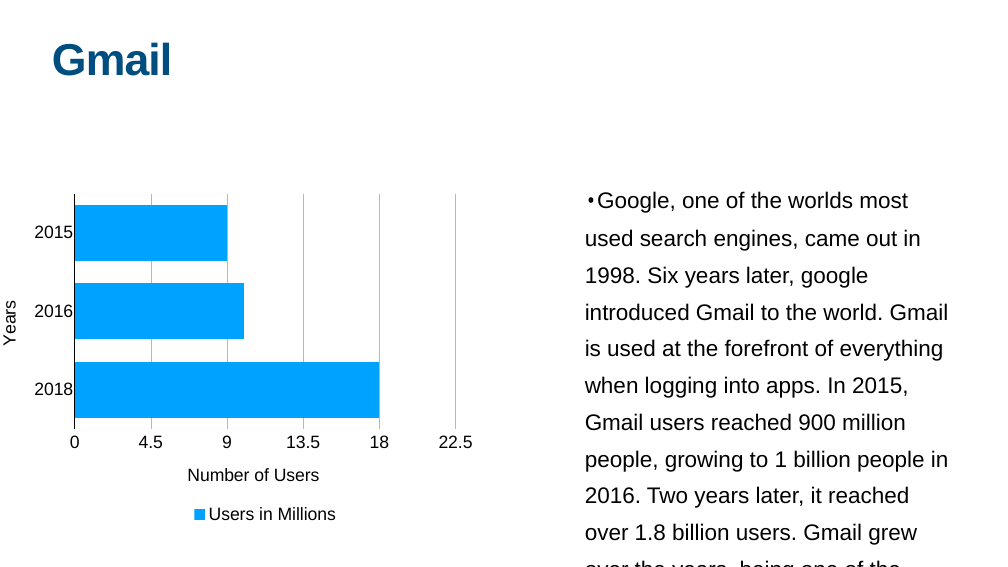
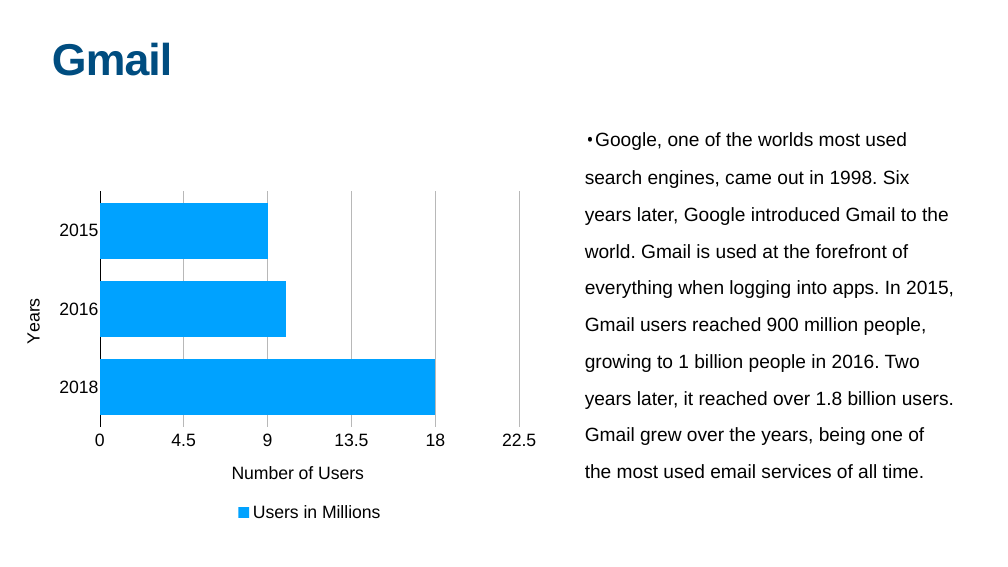
Before and after one commit to Jake-guerrero/Email-Usage, a slide deck: slide 4 of Email Usage.pptx. Drawn at 1008x567 pixels with LibreOffice and Linux fonts; fonts in the diff are those of the drawing. Boxes give left, top, right and bottom in pixels: in the first picture for what was removed or moved away, otherwise in the second. Text is boxed around its words. In the diff, an @@ line names an element or a change of style, - is before the commit and + after.

```diff
--- a/Email Usage.pptx
+++ b/Email Usage.pptx
@@ text at <box>585,132,954,479</box>: text changed; size 42.9 to 36.4 pt @@
-•Google, one of the worlds most used search engines, came out in 1998. Six years later, google introduced Gmail to the world. Gmail is used at the forefront of everything when logging into apps. In 2015, Gmail users reached 900 million people, growing to 1 billion people in 2016. Two years later, it reached over 1.8 billion users. Gmail grew over the years, being one of the most used email services of all time.
+•Google, one of the worlds most used search engines, came out in 1998. Six years later, Google introduced Gmail to the world. Gmail is used at the forefront of everything when logging into apps. In 2015, Gmail users reached 900 million people, growing to 1 billion people in 2016. Two years later, it reached over 1.8 billion users. Gmail grew over the years, being one of the most used email services of all time.
@@ bar stacked chart: place and size @@
-bar stacked chart at <box>0,173,472,530</box>
+bar stacked chart at <box>8,171,536,528</box>
```
Also in this commit, not shown: 2 other slides changed.
